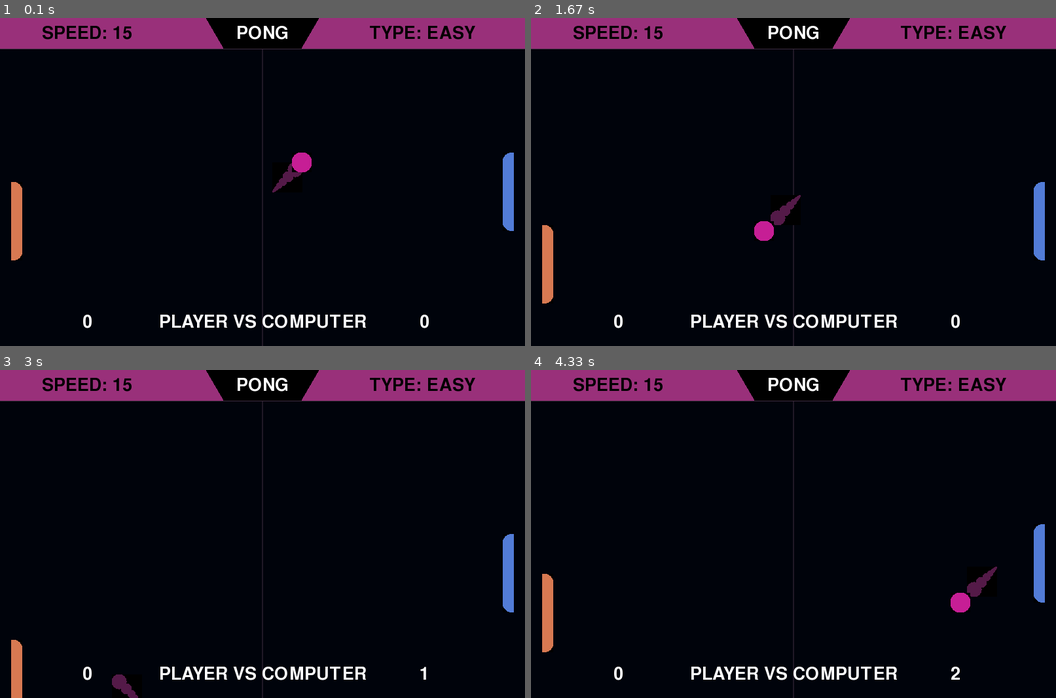
Above: before the commit, frames 1-4 (two rows, left to right).
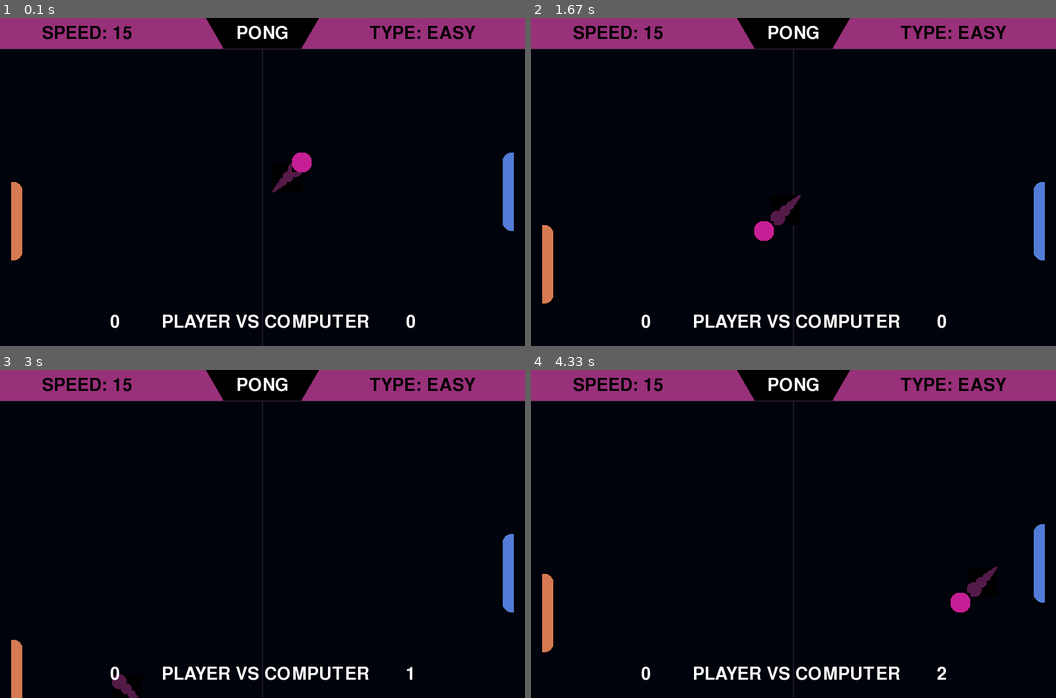
Above: after the commit, the same moments.

Repository: AlexTheGreat600/pong-pygame
Game: pygame game, started from main.py
Same seed, same stepped clock (60 frames per second), same inputs: the game is played once before the commit and once after it.
Inputs (mouse positions are in pixels of both pictures, inside the frame that each line leads up to):
- Up to frame 1 (0.1 s): no input
- Up to frame 2 (1.67 s): hold Up 0.33-0.8 s; move the mouse to (772, 195) at 0.37 s; tap R at 0.83 s; hold Down 1.17-1.47 s; move the mouse to (667, 185) at 1.2 s; tap - at 1.32 s; hold Up from 1.5 s (still down); move the mouse to (846, 254) at 1.53 s; tap Page Up at 1.65 s
- Up to frame 3 (3 s): release Up at 1.87 s; hold Down 1.9-2.27 s; move the mouse to (99, 484) at 1.93 s; tap Page Down at 2.05 s; hold Up 2.3-2.6 s; move the mouse to (341, 419) at 2.33 s; tap - at 2.45 s; hold Down 2.63-2.93 s; move the mouse to (456, 648) at 2.67 s; tap Page Up at 2.78 s; hold Up from 2.97 s (still down)
- Up to frame 4 (4.33 s): move the mouse to (856, 563) at 3 s; tap Page Down at 3.12, 4.25 s; release Up at 3.33 s; hold Down 3.37-3.73 s; move the mouse to (657, 412) at 3.4 s; tap - at 3.52 s; hold Up 3.77-4.07 s; move the mouse to (667, 468) at 3.8 s; tap Page Up at 3.92 s; hold Down from 4.1 s (still down); move the mouse to (604, 524) at 4.13 s

The runs differ from the first frame. In frame 1, 1.2% of the frame differs, in the area x 15-82%, y 90-95%; in frame 2, 1.2%; in frame 3, 1.1%; in frame 4, 1.2%.

Commit message:
change: move scores to game mode text

Diff:
--- a/main.py
+++ b/main.py
@@ -159,36 +159,6 @@
 
 game_type_font()
 
-# --- GAME-SCOREA ---
-
-def game_scorea_text():
-
-    global scorea_text
-    global scorea_text_rect
-
-    scorea_text = font.render(str(player_score), True, 'White')
-    scorea_text_rect = scorea_text.get_rect()
-    scorea_text_rect.centerx = screen_rect.centerx
-    scorea_text_rect.centerx = screen_rect.centerx / 3
-    scorea_text_rect.y = screen_rect.bottom - scorea_text_rect.h - 20
-
-game_scorea_text()
-
-# --- GAME-SCOREB ---
-
-def game_scoreb_text():
-
-    global scoreb_text
-    global scoreb_text_rect
-
-    scoreb_text = font.render(str(computer_score), True, 'White')
-    scoreb_text_rect = scoreb_text.get_rect()
-    scoreb_text_rect.centerx = screen_rect.centerx
-    scoreb_text_rect.x = screen_rect.centerx * 1.6
-    scoreb_text_rect.y = screen_rect.bottom - scoreb_text_rect.h - 20
-
-game_scoreb_text()
-
 # --- GAME-TITLE ---
 
 def game_title_font():
@@ -210,7 +180,8 @@
     global game_mode_text
     global game_mode_text_rect
 
-    game_mode_text = font.render(game_mode, True, 'White')
+    mode_text = f'{player_score}        {game_mode}       {computer_score}'
+    game_mode_text = font.render(mode_text, True, 'White')
     game_mode_text_rect = game_mode_text.get_rect()
     game_mode_text_rect.y = screen_rect.bottom - game_mode_text_rect.h - 20
     game_mode_text_rect.centerx = screen_rect.centerx
@@ -249,8 +220,8 @@
         elif type == 'dec': computer_score -= 1
         elif type == 'def': computer_score = 0
 
-    scorea_text = font.render(str(player_score), True, 'White')
-    scoreb_text = font.render(str(computer_score), True, 'White')
+    game_mode_font()
+
 
 # --- PLAYER ---
 
@@ -563,8 +534,8 @@
     screen.blit(player_image, player_rect)
     screen.blit(computer_image, computer_rect)
     screen.blit(speed_text, speed_text_rect)
-    screen.blit(scorea_text, scorea_text_rect)
-    screen.blit(scoreb_text, scoreb_text_rect)
+    #screen.blit(scorea_text, scorea_text_rect)
+    #screen.blit(scoreb_text, scoreb_text_rect)
 
     # --- DRAW-C ---
 
